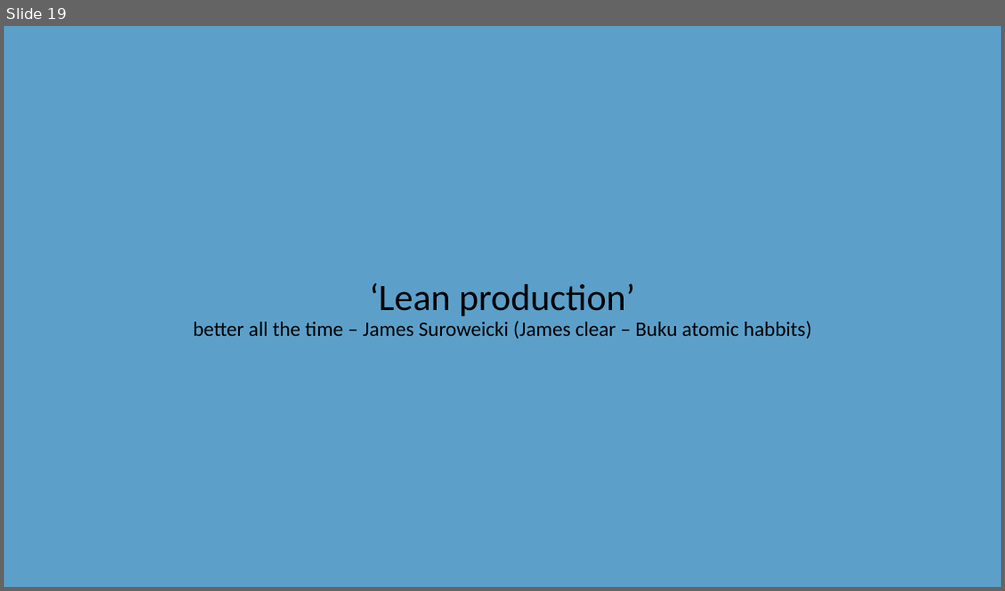
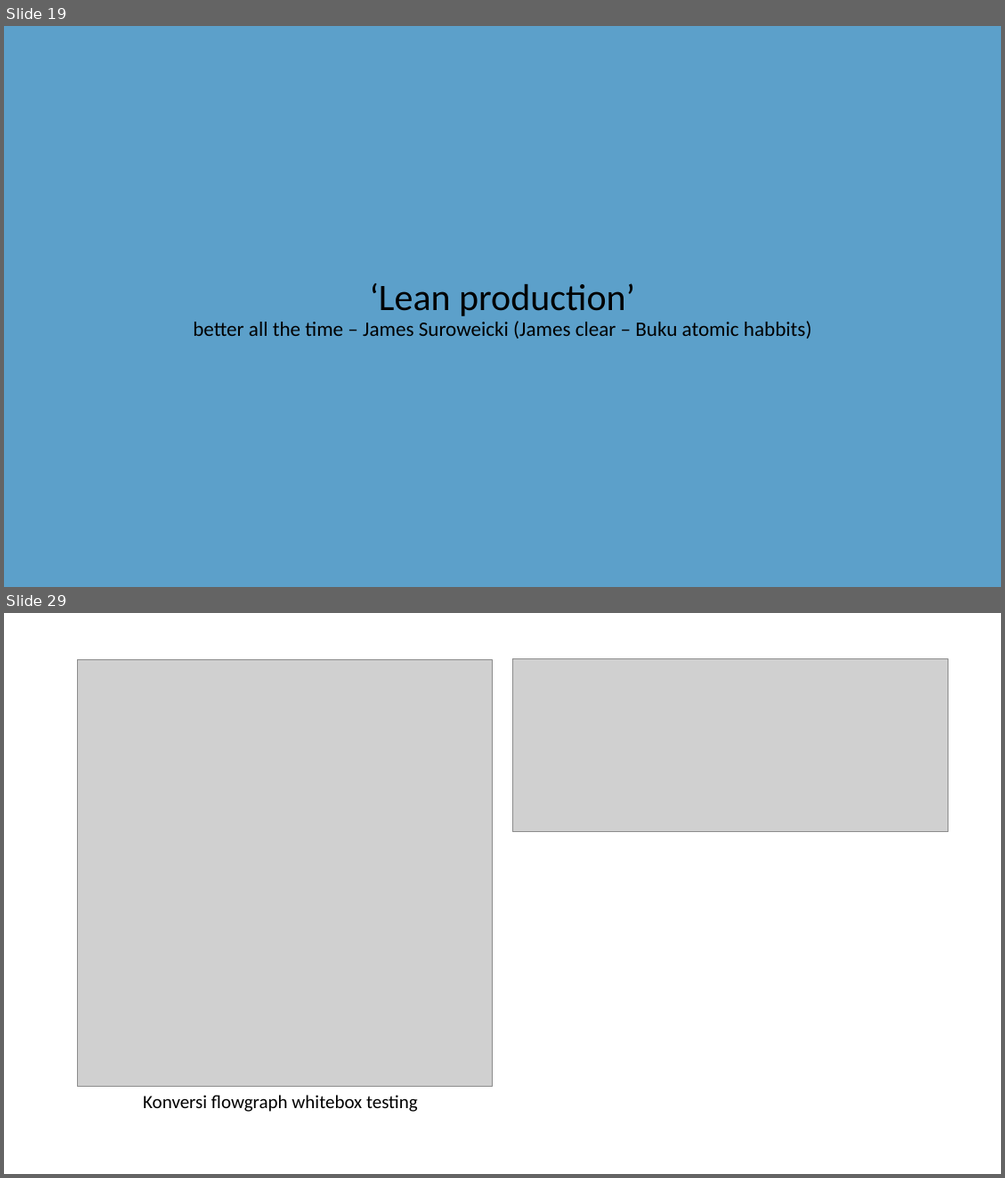
Before and after one commit to gunadermawan/skripsi, a slide deck: dokumen/ppt_skripsi.pptx. Shown one above the other, each under a label of ours: slide 19 before the commit, slides 19 and 29 after it; the slides between them are not shown. The pictures are 1005x591 and 1005x1178 pixels, drawn with LibreOffice and Linux fonts; fonts in the diff are those of the drawing; grey boxes stand for pictures. Boxes give left, top, right and bottom in pixels: in the first picture for what was removed or moved away, otherwise in the second. Text is boxed around its words. In the diff, an @@ line names an element or a change of style, - is before the commit and + after.

Commit message:
update ppt:
membuat slide pendukunga dan perubahan sitasi pada slide lampiran (Whitebox testing)

```diff
--- a/dokumen/ppt_skripsi.pptx
+++ b/dokumen/ppt_skripsi.pptx
@@ slide 29 added at (x1=4, y1=613, x2=1001, y2=1174), background #FFFFFF @@
@@ picture added at (x1=77, y1=659, x2=493, y2=1086) @@
@@ picture added at (x1=512, y1=659, x2=947, y2=832) @@
@@ text added at (x1=143, y1=1094, x2=418, y2=1111), 18 pt, text #000000 @@
+Konversi flowgraph whitebox testing
```
Also in this commit, not shown: 1 slide changed, 14 other slides added, 1 slide removed, 1 other file.
